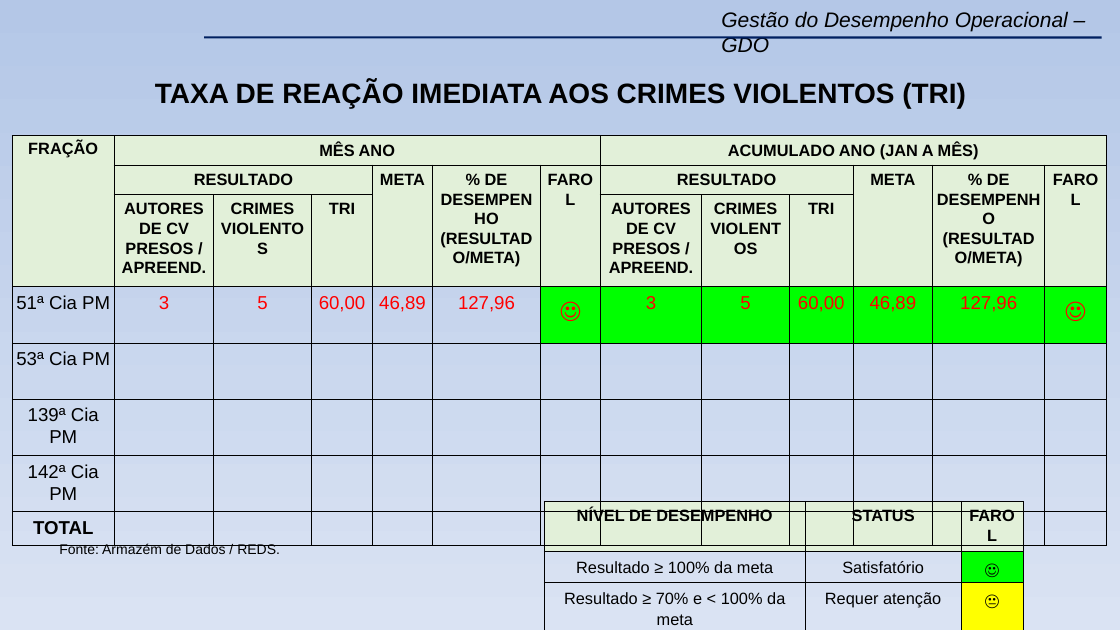
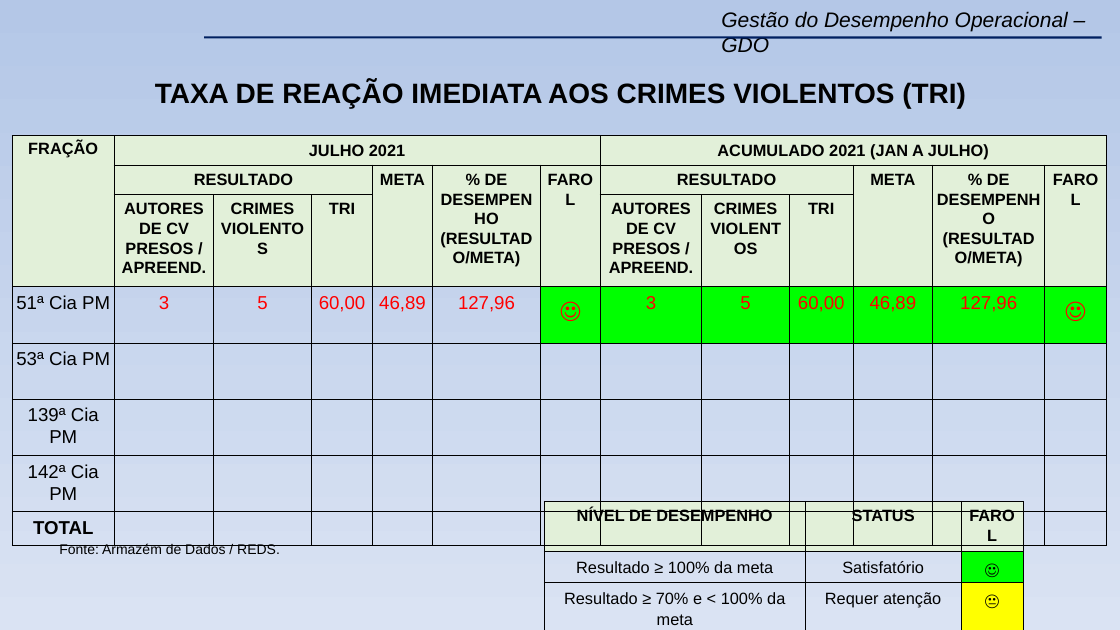
Before and after one commit to WENDEL4891/apresentacao_gdo, a slide deck: slide 13 of files/2021/7/GDO 23º BPM - JULHO-2021.pptx. Drawn at 1120x630 pixels with LibreOffice and Linux fonts; fonts in the diff are those of the drawing; background and template pictures are left out. Boxes give left, top, right and bottom in pixels: in the first picture for what was removed or moved away, otherwise in the second. Text is boxed around its words. In the diff, an @@ line names an element or a change of style, - is before the commit and + after.

```diff
--- a/files/2021/7/GDO 23º BPM - JULHO-2021.pptx
+++ b/files/2021/7/GDO 23º BPM - JULHO-2021.pptx
@@ table at (13,136,1107,544) @@
-row 1, column 2: MÊS ANO
+row 1, column 2: JULHO 2021
-row 1, column 8: ACUMULADO ANO (JAN A MÊS)
+row 1, column 8: ACUMULADO 2021 (JAN A JULHO)
```
Also in this commit, not shown: 30 other slides changed, 8 other files.
